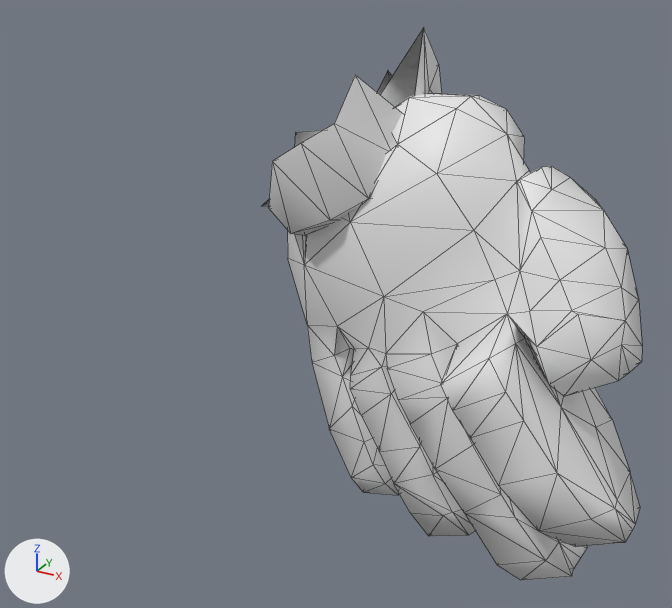
The OBJ model src/main/resources/assets/kn8/meshes/kaiju_no9_no11/hand_right.obj as it was, and as the next commit left it.
The view is the same before and after, from a 50 mm lens placed at (0.803, -0.339, 1.123), pointed at (0.588, 0.051, 0.928). Lighting does not change. The marker at lower left points along +X, +Y and +Z. The first picture is the older version. Mesh edges are drawn as thin lines. Where no turn or scale is listed for an object, it has been applied to the vertices. Vertices at exactly the same position are counted once.

Names of what the first picture shows: 'hand_right'.
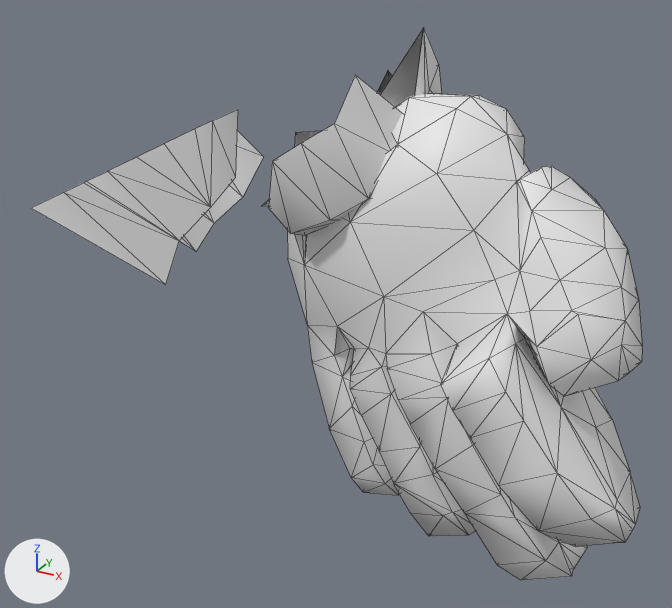
What the commit changed:
me_hand_right is used by ob_hand_right; location (0.0, 0.0, 0.0).
me_hand_right had 438 vertices, 872 faces and spanned x 0.546..0.756, y -0.014..0.111, z 0.812..1.067.
me_hand_right now has 463 vertices, 893 faces and spans x 0.391..0.756, y -0.014..0.111, z 0.812..1.067.
me_hand_right part 1: a new loose piece of 14 vertices spanning x 0.391..0.538, y 0.035..0.042, z 0.923..1.026.
Part 2, on me_hand_right:
1 face is deleted.
11 vertices are added at x 0.406..0.533, y 0.067..0.072, z 0.932..1.011.
10 new faces join them.

Boxes (x1, y1, x2, y2) around the edits, measured in the pictures (672 x 608 px):
'hand_right', reshaped (60% wider)
    before: (262, 28, 642, 580)
    after: (32, 28, 642, 580)
part 1 of me_hand_right, added
    after: (32, 109, 238, 285)
part 2 of me_hand_right, built on
    after: (179, 132, 264, 251)
